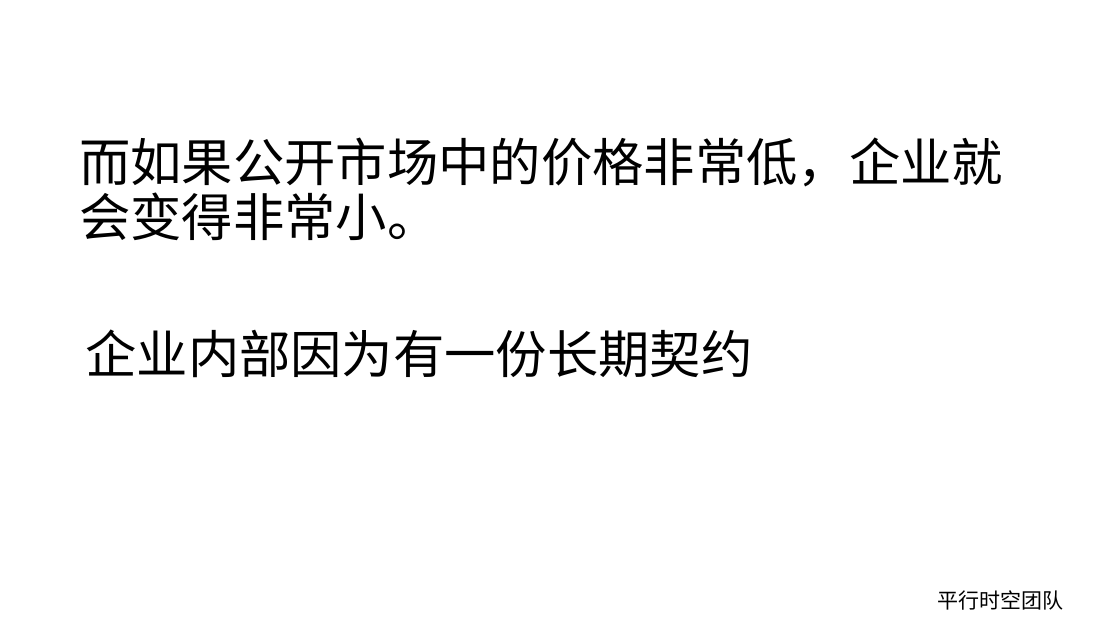
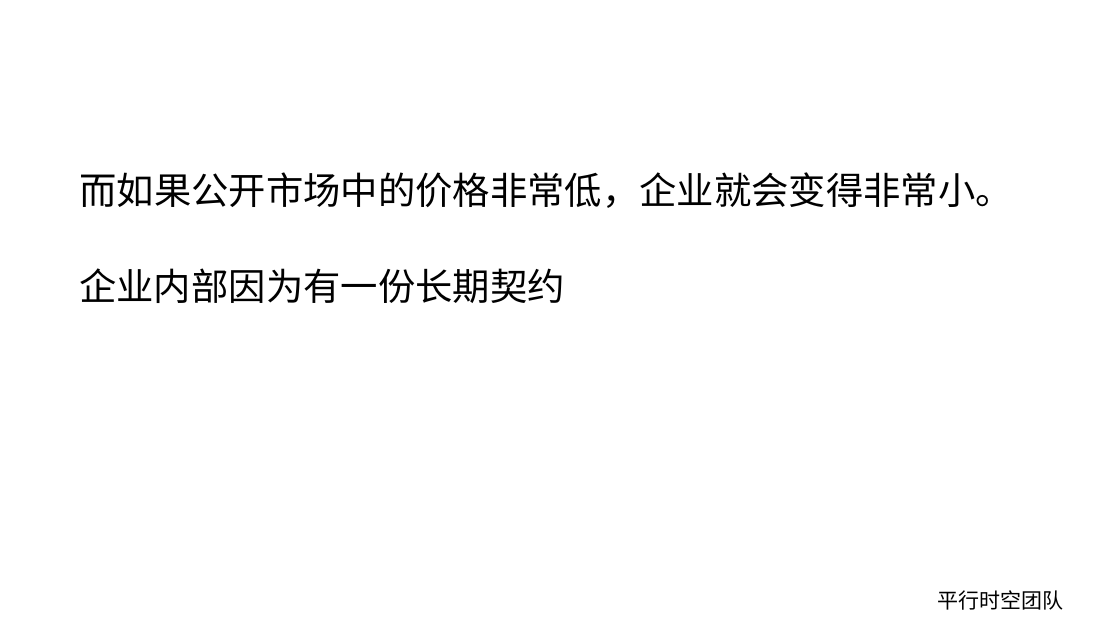
Before and after one commit to substrate-asia/hackathon-2021-summer, a slide deck: slide 7 of teams/23-平行时空/docs/平行时空参赛项目 契约链.pptx (slide 9 before the commit). Drawn at 1120x630 pixels with LibreOffice and Linux fonts; fonts in the diff are those of the drawing; background and template pictures are left out. Boxes give left, top, right and bottom in pixels: in the first picture for what was removed or moved away, otherwise in the second. Text is boxed around its words. In the diff, an @@ line names an element or a change of style, - is before the commit and + after.

```diff
--- a/teams/23-平行时空/docs/平行时空参赛项目 契约链.pptx
+++ b/teams/23-平行时空/docs/平行时空参赛项目 契约链.pptx
@@ title "而如果公开市场中的价格非常低，企业就会变得非常小。" at [79, 172, 1013, 208]: size 44 to 32 pt @@
@@ text "企业内部因为有一份长期契约" at [79, 268, 564, 303]: size 44 to 32 pt @@
@@ text "企业内部因为有一份长期契约": place and size @@
-text "企业内部因为有一份长期契约" at [85, 329, 752, 378]
+text "企业内部因为有一份长期契约" at [79, 268, 564, 303]
```
Also in this commit, not shown: 8 other slides changed, 1 slide added, 3 slides removed, 3 other files.
